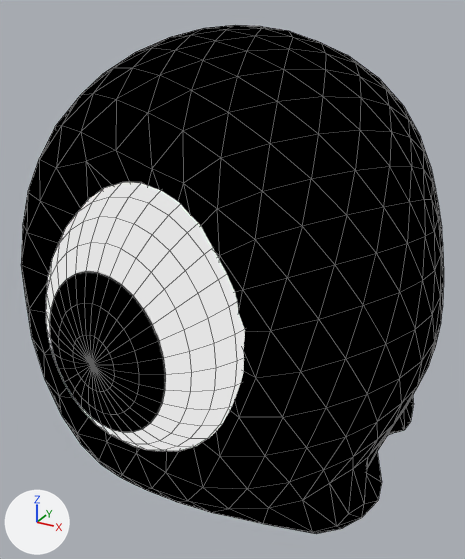
What one commit did to the Blender file Assets/Models/FINAL_ghost.blend.
One viewpoint serves both versions: a camera (50 mm lens) standing at (0.944, -1.906, 0.967) and looking at (-0.014, -0.164, 0.096). Lighting does not change. The marker at lower left points along +X, +Y and +Z. The older version comes first. Mesh edges are drawn as thin lines.

Before the edit, the objects in view are built like this:
```python
mat_bakeddemon = bpy.data.materials.new('BAKEDDEMON')
mat_bakeddemon.use_nodes = True; mat_bakeddemon.node_tree.nodes.clear()
_N = mat_bakeddemon.node_tree.nodes; _L = mat_bakeddemon.node_tree.links
n0 = _N.new('ShaderNodeOutputMaterial'); n0.name = 'Material Output'
n1 = _N.new('ShaderNodeTexImage'); n1.name = 'Image Texture'
n1.image = img_baked
_L.new(n1.outputs[0], n0.inputs[0])  # 'Color' to 'Surface'
me_icosphere_001 = bpy.data.meshes.new('Icosphere.001')
me_icosphere_001.from_pydata(...)  # 1124 vertices, 1792 faces; spans x -0.66..0.66, y -0.91..0.52, z -0.86..0.89
me_icosphere_001.materials.append(mat_bakeddemon)
ob_icosphere_001 = bpy.data.objects.new('Icosphere.001', me_icosphere_001)
ob_icosphere_001.location = (0.0, 0.0, 0.0)
```
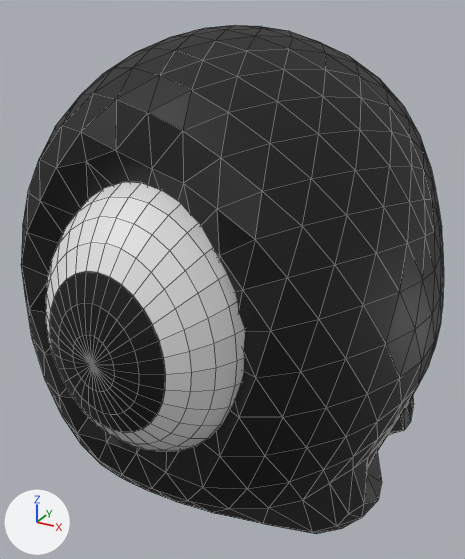
Boxes [x1, y1, x2, y2] around the edits, measured in the pictures (465 x 559 px):
'Icosphere.001', recoloured
    both: [21, 25, 444, 534]

Edits to the bpy script that builds the scene:
```text
Change mat_bakeddemon:
    where n1 = _N.new('ShaderNodeTexImage'); n1.name = 'Image Texture'
    where n0 = _N.new('ShaderNodeOutputMaterial'); n0.name = 'Material Output'
    remove _L.new(n1.outputs[0], n0.inputs[0])  # 'Color' to 'Surface'
    add n2 = _N.new('ShaderNodeBsdfPrincipled'); n2.name = 'Principled BSDF'
    add _L.new(n2.outputs[0], n0.inputs[0])  # 'BSDF' to 'Surface'
    add _L.new(n1.outputs[0], n2.inputs[0])  # 'Color' to 'Base Color'
```
